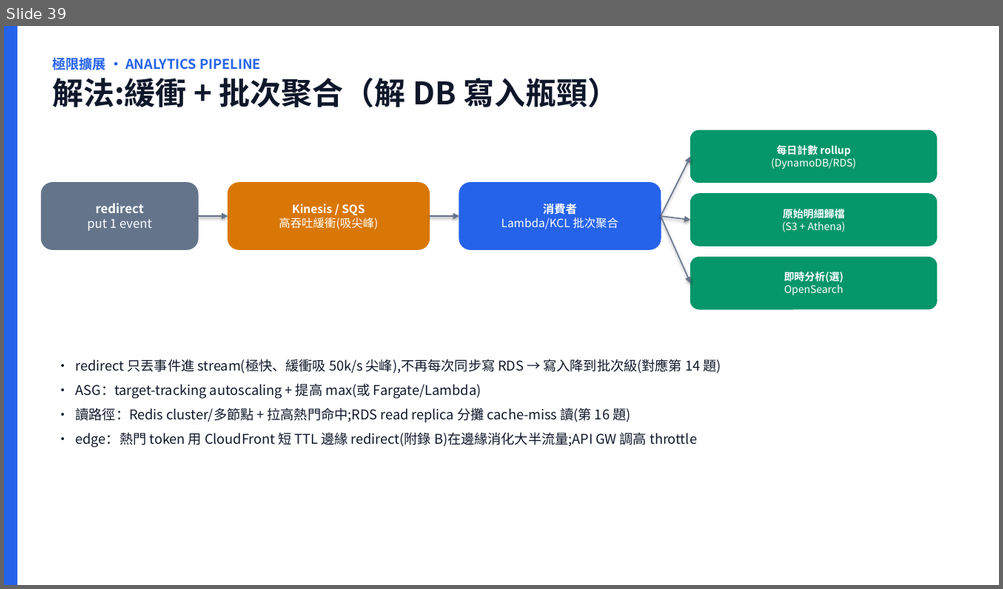
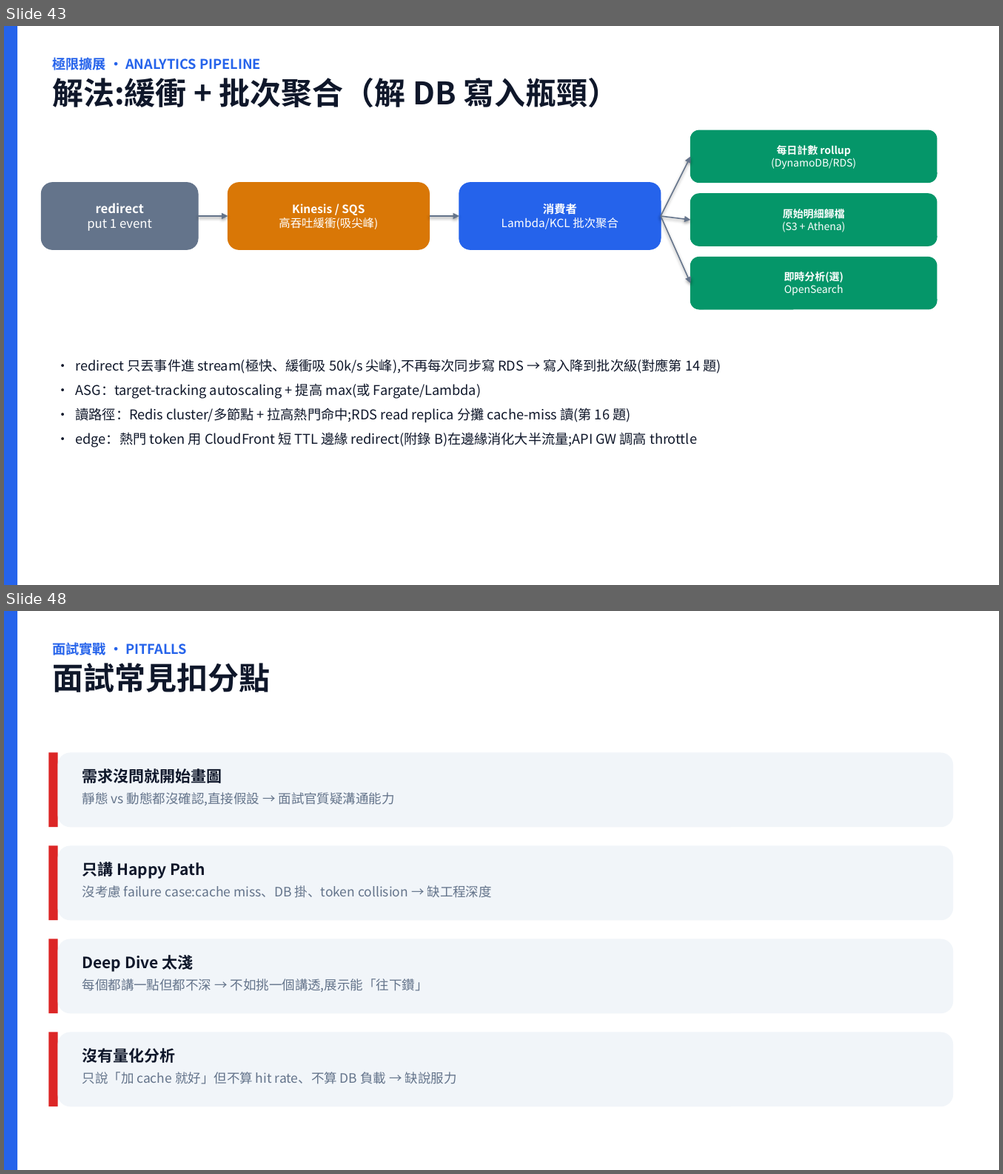
Before and after one commit to scolley31/system-design-demo, a slide deck: QR Code Generator/QR_Code_Generator.pptx. Shown one above the other, each under a label of ours: slide 39 before the commit, slides 43 and 48 after it; the slides between them are not shown. The pictures are 1003x589 and 1003x1174 pixels, drawn with LibreOffice and Linux fonts; fonts in the diff are those of the drawing. Boxes give left, top, right and bottom in pixels: in the first picture for what was removed or moved away, otherwise in the second. Text is boxed around its words. In the diff, an @@ line names an element or a change of style, - is before the commit and + after.

Commit message:
week2 講義全補齊: cache hit 量化/選型雙層/CDN TTL 兩難/token scaling/analytics store/即時vs批次/面試框架 (DESIGN 附錄 J擴充+K+L, PPT +10 頁→49) [skip ci]

```diff
--- a/QR Code Generator/QR_Code_Generator.pptx
+++ b/QR Code Generator/QR_Code_Generator.pptx
@@ slide 48 added at (x1=4, y1=611, x2=999, y2=1170), background #FFFFFF @@
@@ rectangle added at (x1=4, y1=611, x2=17, y2=1170), fill #2563EB @@
@@ text added at (x1=52, y1=640, x2=270, y2=692), 13 pt, text #2563EB, bold @@
+面試實戰 · PITFALLS
+面試常見扣分點
@@ rectangle added at (x1=48, y1=753, x2=58, y2=827), fill #DC2626 @@
@@ rounded rectangle added at (x1=58, y1=753, x2=953, y2=827), fill #F1F5F9 @@
@@ text added at (x1=82, y1=766, x2=395, y2=806), 12.5 pt, text #64748B @@
+需求沒問就開始畫圖
+靜態 vs 動態都沒確認,直接假設 → 面試官質疑溝通能力
@@ rectangle added at (x1=48, y1=846, x2=58, y2=920), fill #DC2626 @@
@@ rounded rectangle added at (x1=58, y1=846, x2=953, y2=920), fill #F1F5F9 @@
@@ text added at (x1=82, y1=862, x2=492, y2=898), 12.5 pt, text #64748B @@
+只講 Happy Path
+沒考慮 failure case:cache miss、DB 掛、token collision → 缺工程深度
@@ rectangle added at (x1=48, y1=940, x2=58, y2=1014), fill #DC2626 @@
@@ rounded rectangle added at (x1=58, y1=940, x2=953, y2=1014), fill #F1F5F9 @@
@@ text added at (x1=82, y1=955, x2=428, y2=992), 12.5 pt, text #64748B @@
+Deep Dive 太淺
+每個都講一點但都不深 → 不如挑一個講透,展示能「往下鑽」
@@ rectangle added at (x1=48, y1=1033, x2=58, y2=1107), fill #DC2626 @@
@@ rounded rectangle added at (x1=58, y1=1033, x2=953, y2=1107), fill #F1F5F9 @@
@@ text added at (x1=82, y1=1048, x2=457, y2=1085), 12.5 pt, text #64748B @@
+沒有量化分析
+只說「加 cache 就好」但不算 hit rate、不算 DB 負載 → 缺說服力
@@ what was slide 39 is now slide 43 @@
```
Also in this commit, not shown: 9 other slides added, 2 other files.
